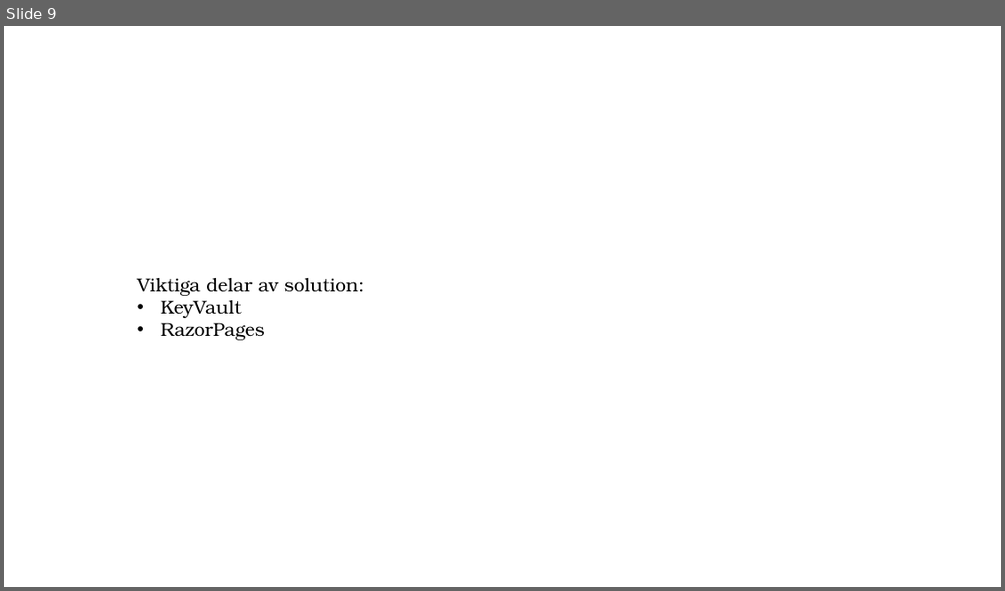
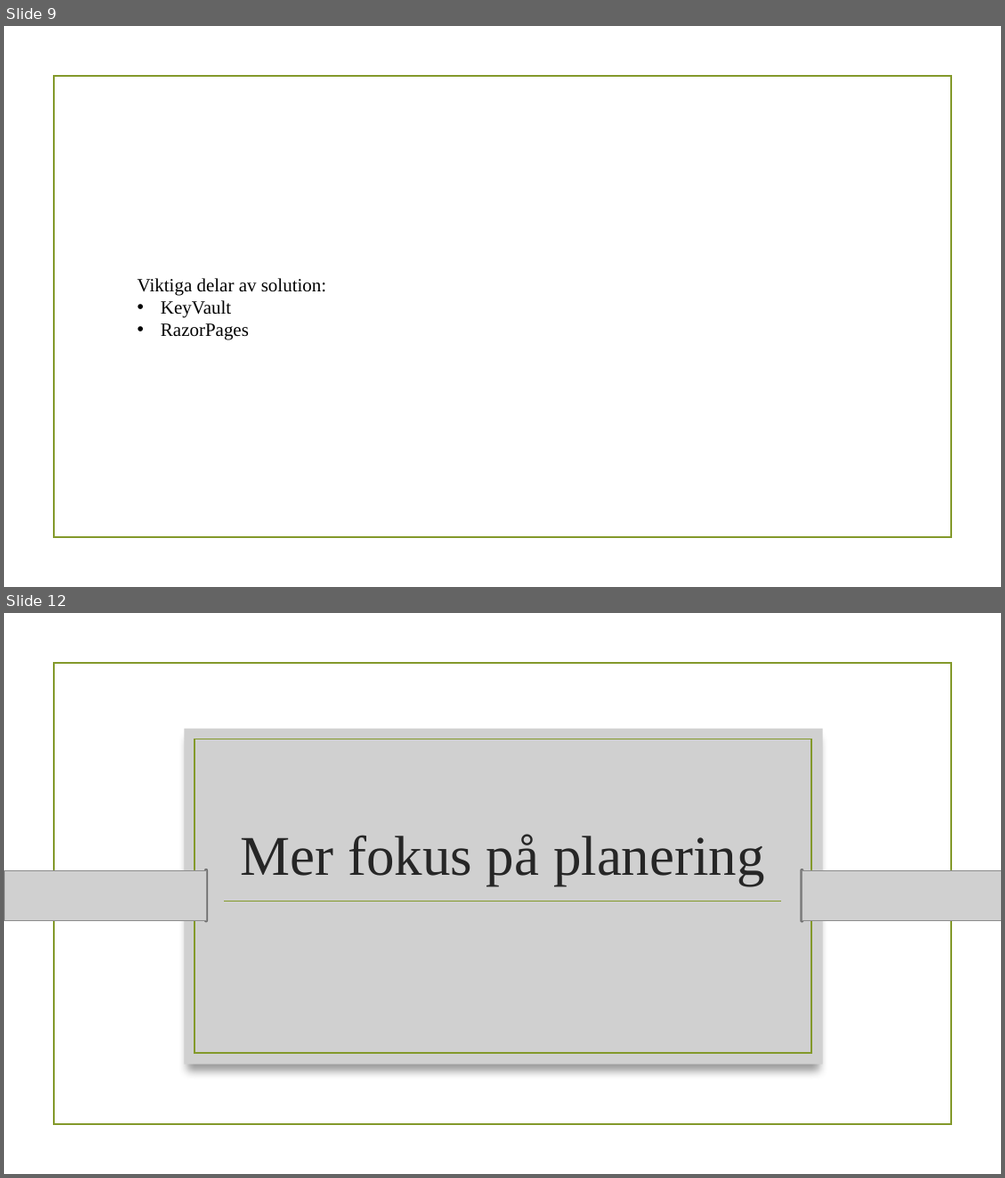
Before and after one commit to PGBSNH19/spacepark-grupp-2-b02-b04, a slide deck: Dokumentation/Geometric color block.pptx. Shown one above the other, each under a label of ours: slide 9 before the commit, slides 9 and 12 after it; the slides between them are not shown. The pictures are 1005x591 and 1005x1178 pixels, drawn with LibreOffice and Linux fonts; fonts in the diff are those of the drawing; grey boxes stand for pictures; background and template pictures are left out. Boxes give left, top, right and bottom in pixels: in the first picture for what was removed or moved away, otherwise in the second. Text is boxed around its words. In the diff, an @@ line names an element or a change of style, - is before the commit and + after.

```diff
--- a/Dokumentation/Geometric color block.pptx
+++ b/Dokumentation/Geometric color block.pptx
@@ slide 12 added at (x1=4, y1=613, x2=1001, y2=1174), background picture (left out); not listed: 1 template element that a slide beside it also shows @@
@@ picture added at (x1=184, y1=728, x2=823, y2=1064) @@
@@ rectangle added at (x1=194, y1=739, x2=811, y2=1053), outline #83992A 1.25 pt @@
@@ text added at (x1=241, y1=834, x2=765, y2=885), 54 pt, text #262626 @@
+Mer fokus på planering
@@ picture added at (x1=4, y1=870, x2=205, y2=920) @@
@@ picture added at (x1=801, y1=870, x2=1001, y2=920) @@
@@ group added at (x1=4, y1=868, x2=1001, y2=923): 2 rounded rectangles, 2 pictures @@
@@ line added from (224, 900) to (782, 900), #83992A 1.25 pt @@
@@ slide 9 changed as well @@
@@ rectangle added at (x1=53, y1=76, x2=951, y2=538), outline #83992A 1.25 pt @@
@@ text "Viktiga delar av solution:" at (x1=138, y1=278, x2=326, y2=340): font TeX Gyre Bonum to Times New Roman @@
@@ ellipse removed at (x1=938, y1=538, x2=971, y2=571) @@
```
Also in this commit, not shown: 3 other slides changed, 10 other slides added, 7 slides removed.
